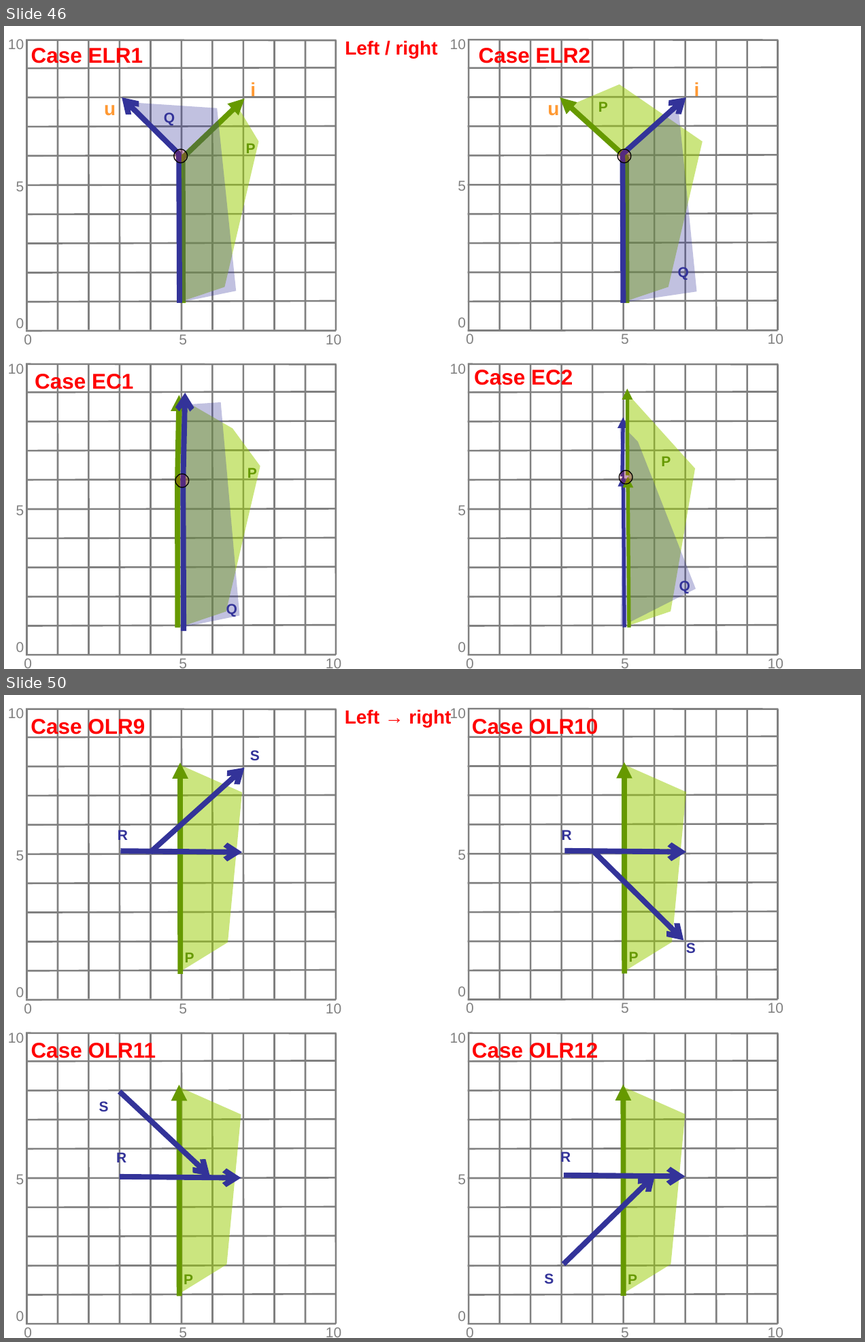
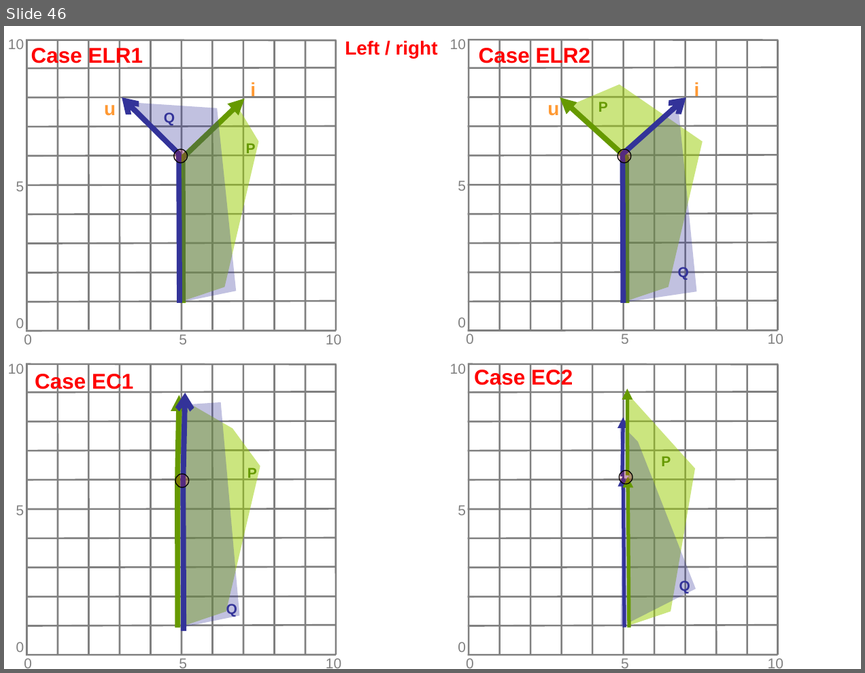
Before and after one commit to boostorg/geometry, a slide deck: doc/testcases/get_turn_info.ppt. Shown one above the other, each under a label of ours: slides 46 and 50 before the commit, slide 46 after it; the slides between them are not shown. The pictures are 865x1342 and 865x673 pixels, drawn with LibreOffice and Linux fonts; fonts in the diff are those of the drawing. Boxes give left, top, right and bottom in pixels: in the first picture for what was removed or moved away, otherwise in the second. Text is boxed around its words. In the diff, an @@ line names an element or a change of style, - is before the commit and + after.

Commit message:
Fixed last pie case (as multi-polygon)

```diff
--- a/doc/testcases/get_turn_info.ppt
+++ b/doc/testcases/get_turn_info.ppt
@@ slide 50 removed at bbox=[4, 695, 861, 1338], background #FFFFFF; not listed: 112 template elements that a slide beside it also shows @@
@@ text removed at bbox=[345, 709, 451, 727] @@
-Left → right
@@ text removed at bbox=[31, 717, 145, 738] @@
-Case OLR9
@@ text removed at bbox=[472, 717, 598, 738] @@
-Case OLR10
@@ text removed at bbox=[250, 750, 260, 760] @@
-S
@@ freeform shape removed at bbox=[150, 768, 245, 853] @@
@@ freeform shape removed at bbox=[179, 765, 242, 972] @@
@@ freeform shape removed at bbox=[181, 763, 181, 974] @@
@@ freeform shape removed at bbox=[623, 764, 686, 972] @@
@@ freeform shape removed at bbox=[624, 762, 624, 974] @@
@@ text removed at bbox=[118, 829, 128, 843] @@
-R
@@ text removed at bbox=[562, 829, 572, 843] @@
-R
@@ freeform shape removed at bbox=[120, 851, 242, 852] @@
@@ freeform shape removed at bbox=[564, 851, 686, 852] @@
@@ freeform shape removed at bbox=[594, 852, 683, 940] @@
@@ text removed at bbox=[185, 952, 194, 965] @@
-P
@@ text removed at bbox=[629, 951, 638, 965] @@
-P
@@ text removed at bbox=[686, 941, 696, 953] @@
-S
@@ text removed at bbox=[31, 1040, 156, 1062] @@
-Case OLR11
@@ text removed at bbox=[472, 1040, 598, 1062] @@
-Case OLR12
@@ text removed at bbox=[99, 1101, 109, 1111] @@
-S
@@ freeform shape removed at bbox=[120, 1091, 211, 1176] @@
@@ freeform shape removed at bbox=[178, 1087, 241, 1294] @@
@@ freeform shape removed at bbox=[179, 1085, 179, 1295] @@
@@ freeform shape removed at bbox=[623, 1087, 685, 1294] @@
@@ freeform shape removed at bbox=[623, 1084, 623, 1295] @@
@@ text removed at bbox=[116, 1151, 126, 1165] @@
-R
@@ text removed at bbox=[560, 1151, 570, 1165] @@
-R
@@ freeform shape removed at bbox=[120, 1176, 241, 1177] @@
@@ freeform shape removed at bbox=[564, 1175, 685, 1176] @@
@@ freeform shape removed at bbox=[564, 1175, 655, 1264] @@
@@ text removed at bbox=[184, 1274, 193, 1287] @@
-P
@@ text removed at bbox=[544, 1273, 553, 1283] @@
-S
@@ text removed at bbox=[628, 1274, 637, 1287] @@
-P
```
Also in this commit, not shown: 2 slides changed, 12 other slides removed, 5 other files.
